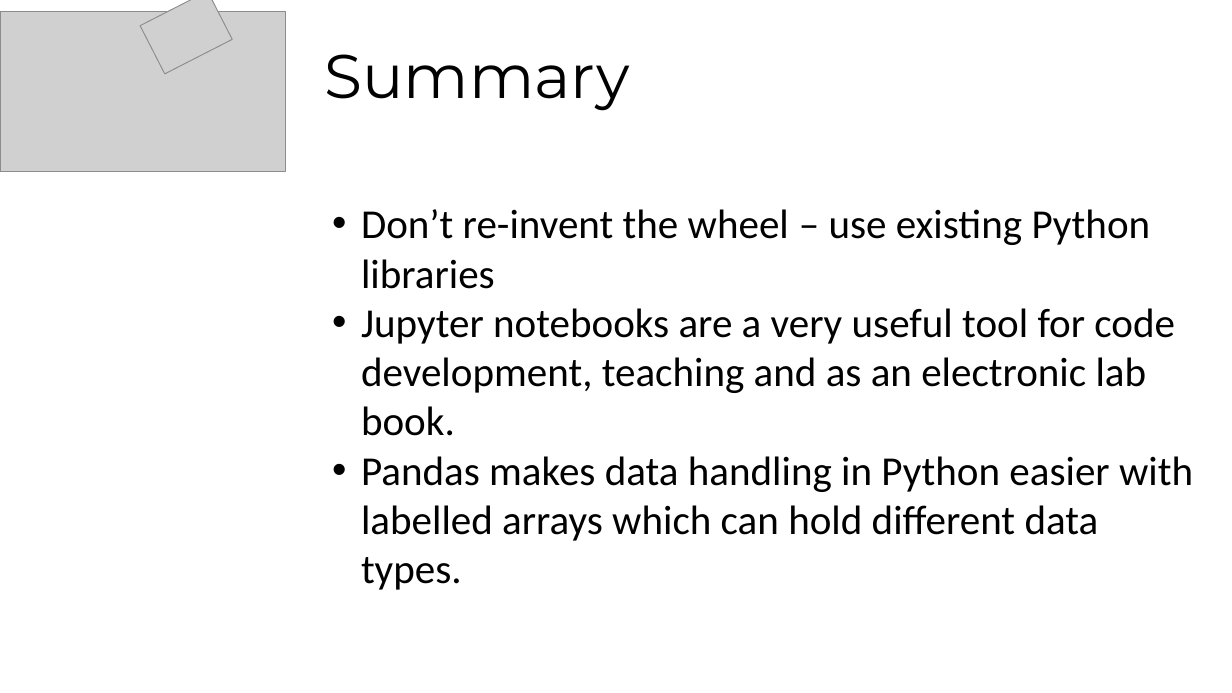
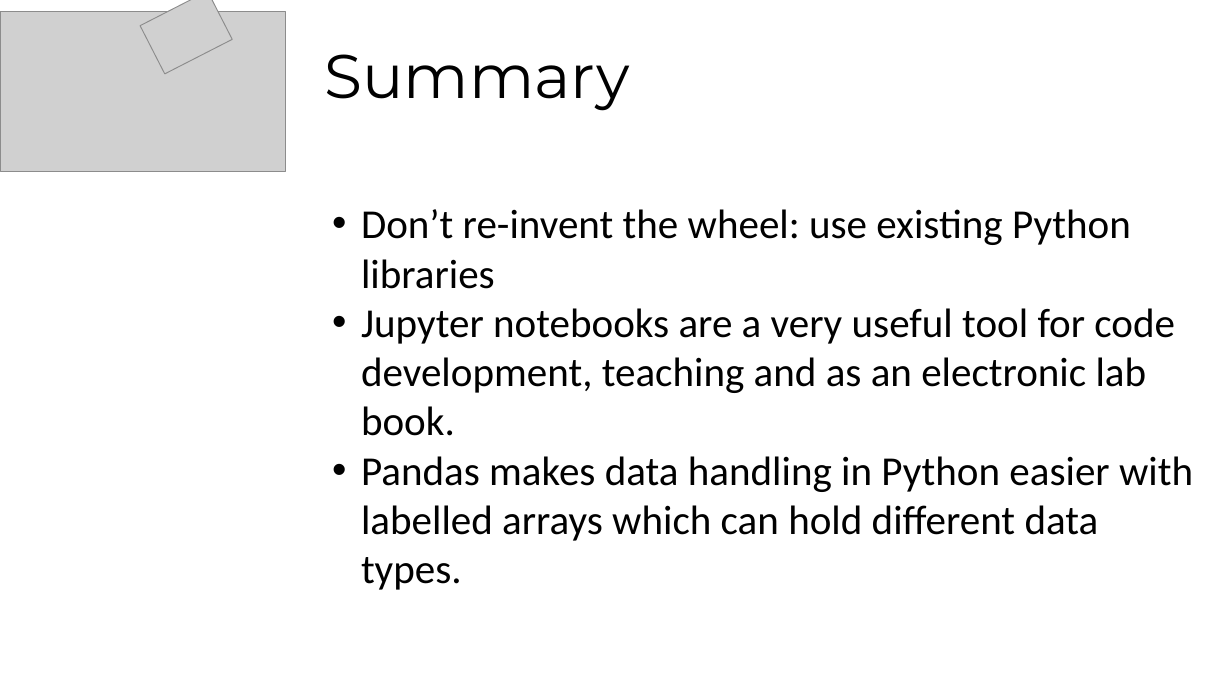
Before and after one commit to lucydot/feed-your-python, a slide deck: slide 8 of feed_your_python_with_pandas.ppt. Drawn at 1232x693 pixels with LibreOffice and Linux fonts; fonts in the diff are those of the drawing; grey boxes stand for pictures. Boxes give left, top, right and bottom in pixels: in the first picture for what was removed or moved away, otherwise in the second. Text is boxed around its words. In the diff, an @@ line names an element or a change of style, - is before the commit and + after.

```diff
--- a/feed_your_python_with_pandas.ppt
+++ b/feed_your_python_with_pandas.ppt
@@ text at (x1=361, y1=209, x2=1131, y2=289): text changed @@
-• Don’t re-invent the wheel – use existing Python libraries
+• Don’t re-invent the wheel: use existing Python libraries
```
Also in this commit, not shown: 3 other slides changed, 1 other file.
